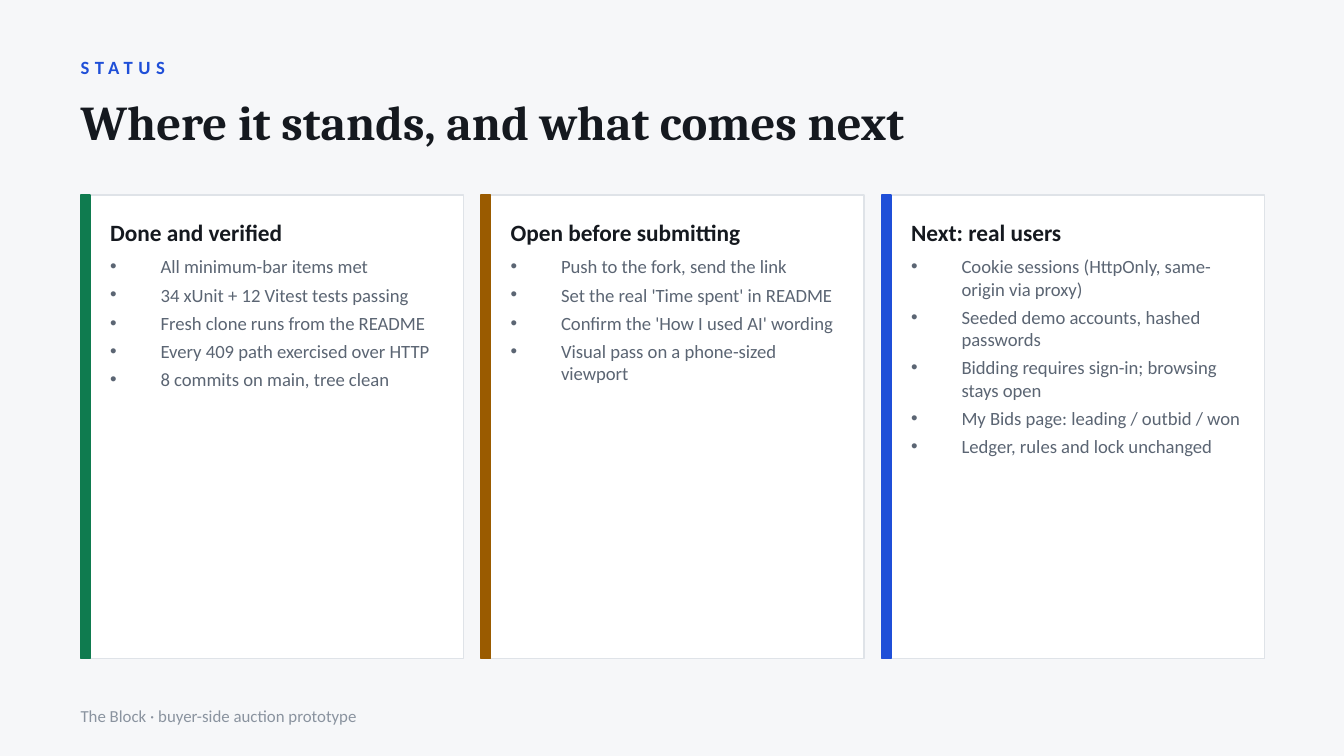
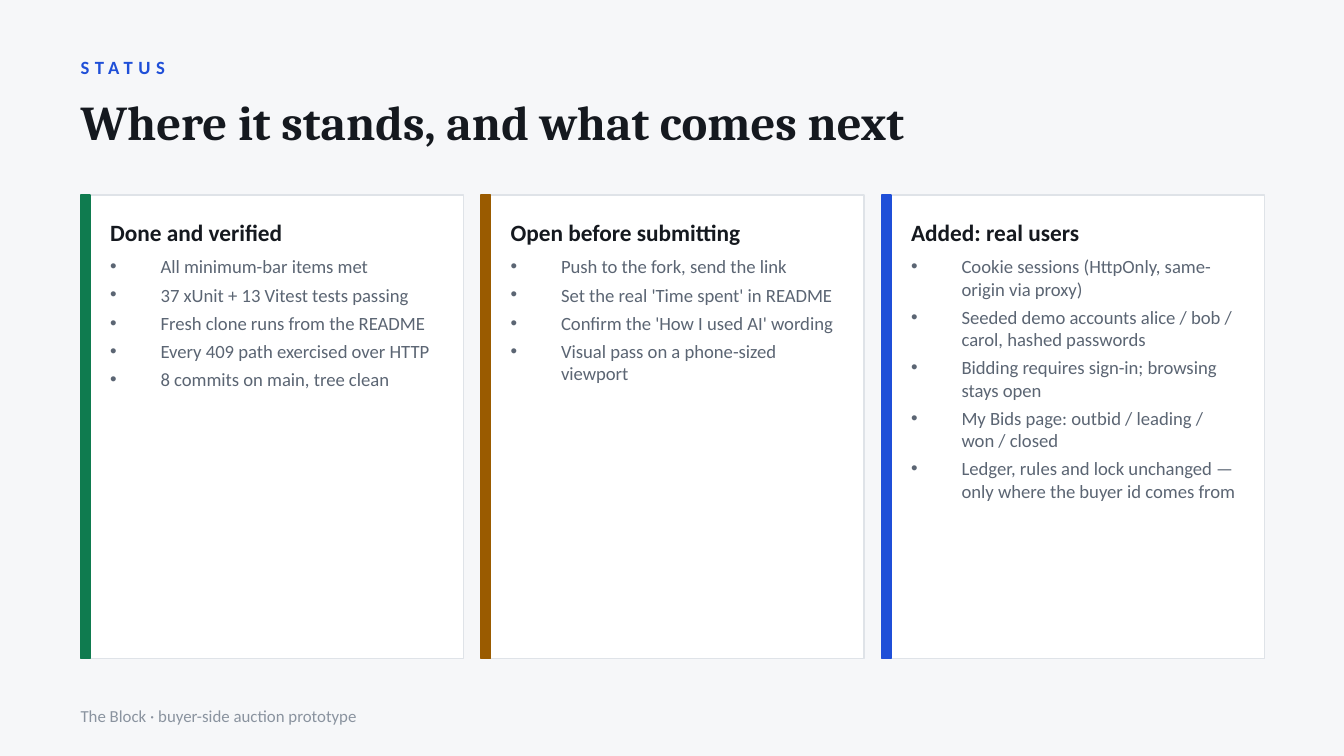
Before and after one commit to mah-kamran/the-block, a slide deck: slide 8 of docs/the-block-overview.pptx (slide 7 before the commit). Drawn at 1344x756 pixels with LibreOffice and Linux fonts; fonts in the diff are those of the drawing. Boxes give left, top, right and bottom in pixels: in the first picture for what was removed or moved away, otherwise in the second. Text is boxed around its words. In the diff, an @@ line names an element or a change of style, - is before the commit and + after.

```diff
--- a/docs/the-block-overview.pptx
+++ b/docs/the-block-overview.pptx
@@ text at (911,224,1079,241): text changed @@
-Next: real users
+Added: real users
@@ text at (161,289,408,305): text changed @@
-• 34 xUnit + 12 Vitest tests passing
+• 37 xUnit + 13 Vitest tests passing
@@ text at (962,311,1220,349): text changed @@
-• Seeded demo accounts, hashed passwords
+• Seeded demo accounts alice / bob / carol, hashed passwords
@@ text at (962,412,1236,501): text changed @@
-• My Bids page: leading / outbid / won
-• Ledger, rules and lock unchanged
+• My Bids page: outbid / leading / won / closed
+• Ledger, rules and lock unchanged — only where the buyer id comes from
```
Also in this commit, not shown: 4 other slides changed, 1 slide added, 28 other files.
